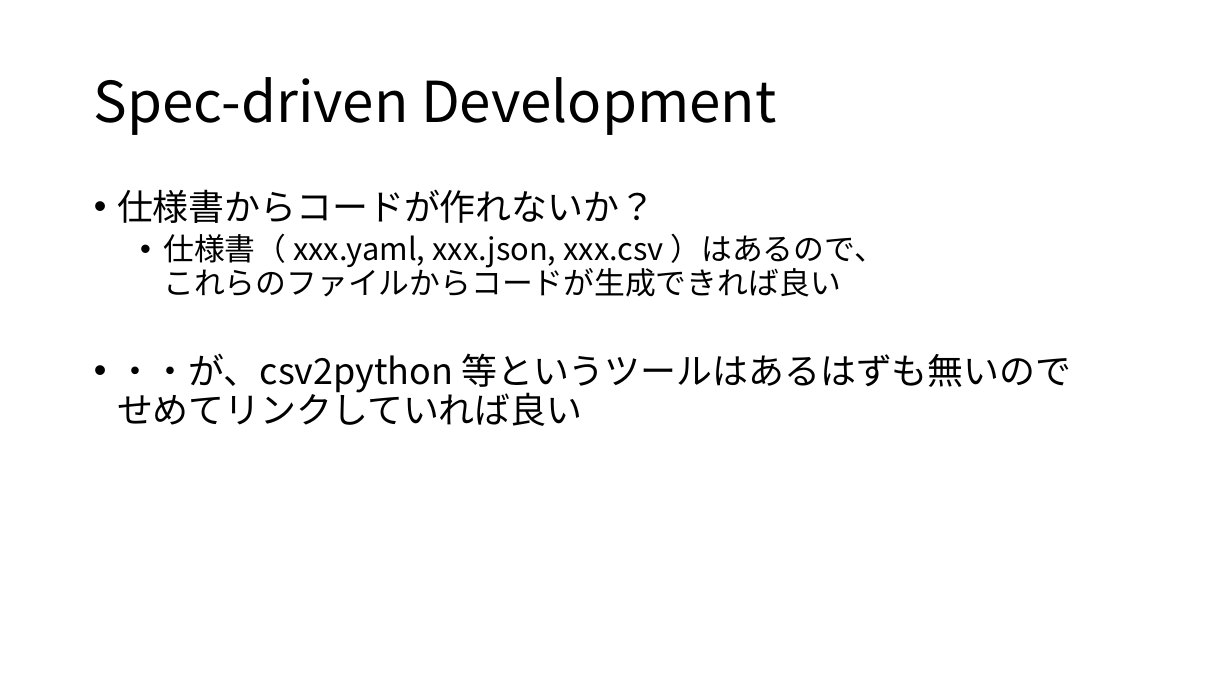
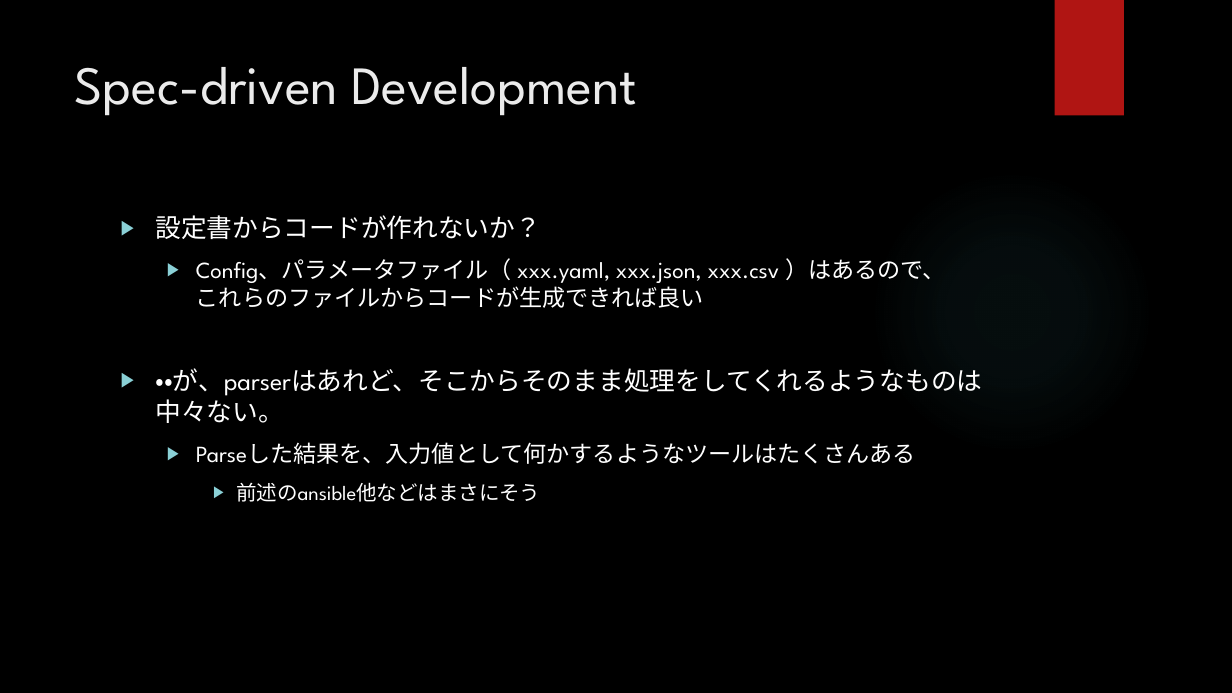
Before and after one commit to ainamori/pyconjp, a slide deck: slide 7 of Spec-driven development for REST API.pptx (slide 6 before the commit). Drawn at 1232x693 pixels with LibreOffice and Linux fonts; fonts in the diff are those of the drawing; background and template pictures are left out. Boxes give left, top, right and bottom in pixels: in the first picture for what was removed or moved away, otherwise in the second. Text is boxed around its words. In the diff, an @@ line names an element or a change of style, - is before the commit and + after.

Commit message:
Update slide
Change background and some messages.

```diff
--- a/Spec-driven development for REST API.pptx
+++ b/Spec-driven development for REST API.pptx
@@ background #FFFFFF to picture (left out) @@
@@ rectangle added at (x1=1055, y1=0, x2=1124, y2=116), fill #B01513 @@
@@ title "Spec-driven Development" moved from (x1=94, y1=77, x2=776, y2=135) to (x1=75, y1=67, x2=637, y2=116) @@
@@ title "Spec-driven Development" at (x1=75, y1=67, x2=637, y2=116): size 44 to 42 pt, font Noto Sans CJK JP to League Spartan, text colour #000000 to #EBEBEB; line spacing 0.9 to 1; vertical alignment middle to top @@
@@ ellipse added at (x1=870, y1=169, x2=1154, y2=454), fill gradient #50B9C1 @@
@@ text at (x1=155, y1=215, x2=982, y2=502): text changed; size 28 to 18 pt; font Noto Sans CJK JP to League Spartan; text colour #000000 to #FFFFFF @@
-• 仕様書からコードが作れないか？
-  • 仕様書（ xxx.yaml, xxx.json, xxx.csv ）はあるので、
-    これらのファイルからコードが生成できれば良い
-• ・・が、csv2python 等というツールはあるはずも無いので
-  せめてリンクしていれば良い
+▶ 設定書からコードが作れないか？
+  ▶ Config、パラメータファイル（ xxx.yaml, xxx.json, xxx.csv ）はあるので、
+    これらのファイルからコードが生成できれば良い
+▶ ・・が、parserはあれど、そこからそのまま処理をしてくれるようなものは中々ない。
+  ▶ Parseした結果を、入力値として何かするようなツールはたくさんある
+    ▶ 前述のansible他などはまさにそう
```
Also in this commit, not shown: 9 other slides changed, 1 slide added.
